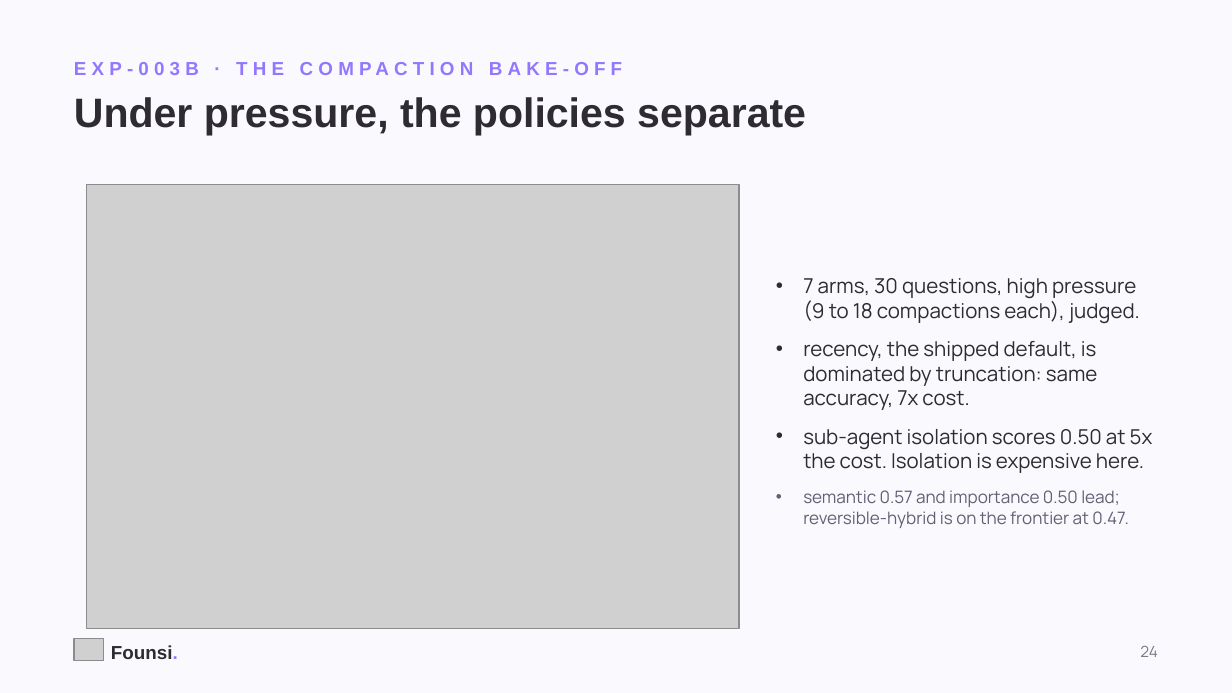
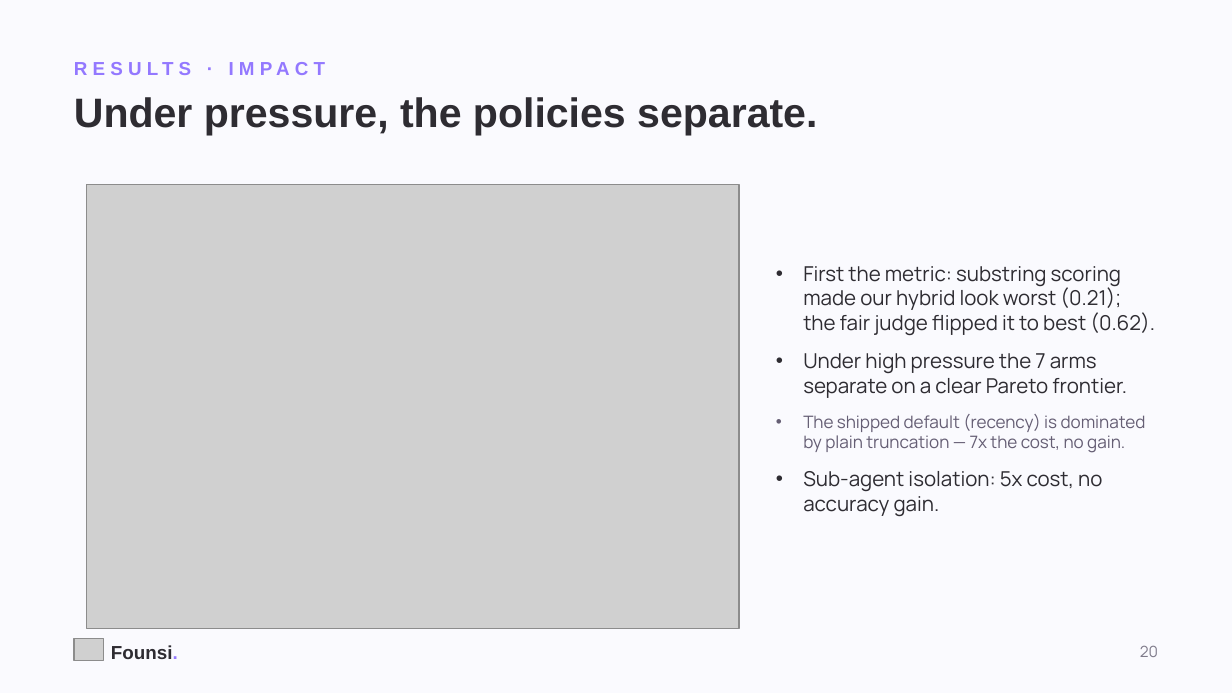
Before and after one commit to kanishkpatel1995/agent-harness, a slide deck: slide 20 of presentation/founsi-context-engineering.pptx (slide 24 before the commit). Drawn at 1232x693 pixels with LibreOffice and Linux fonts; fonts in the diff are those of the drawing; grey boxes stand for pictures. Boxes give left, top, right and bottom in pixels: in the first picture for what was removed or moved away, otherwise in the second. Text is boxed around its words. In the diff, an @@ line names an element or a change of style, - is before the commit and + after.

```diff
--- a/presentation/founsi-context-engineering.pptx
+++ b/presentation/founsi-context-engineering.pptx
@@ text at bbox=[74, 49, 1158, 86]: text changed @@
-EXP-003B · THE COMPACTION BAKE-OFF
+RESULTS · IMPACT
@@ text at bbox=[74, 97, 817, 135]: text changed @@
-Under pressure, the policies separate
+Under pressure, the policies separate.
@@ text at bbox=[803, 266, 1155, 517]: text changed @@
-• 7 arms, 30 questions, high pressure (9 to 18 compactions each), judged.
-• recency, the shipped default, is dominated by truncation: same accuracy, 7x cost.
-• sub-agent isolation scores 0.50 at 5x the cost. Isolation is expensive here.
-• semantic 0.57 and importance 0.50 lead; reversible-hybrid is on the frontier at 0.47.
+• First the metric: substring scoring made our hybrid look worst (0.21); the fair judge flipped it to best (0.62).
+• Under high pressure the 7 arms separate on a clear Pareto frontier.
+• The shipped default (recency) is dominated by plain truncation — 7x the cost, no gain.
+• Sub-agent isolation: 5x cost, no accuracy gain.
@@ text at bbox=[1140, 646, 1158, 657]: text changed @@
-24
+20
```
Also in this commit, not shown: 15 other slides changed, 24 slides added, 12 slides removed, 1 other file.
